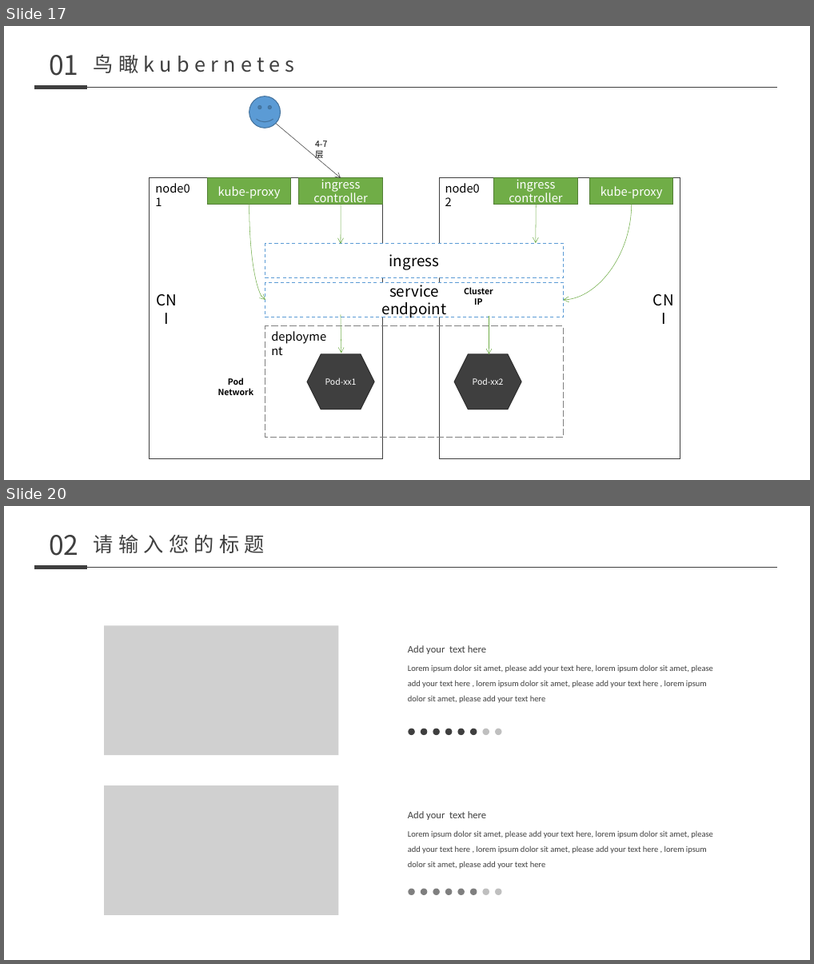
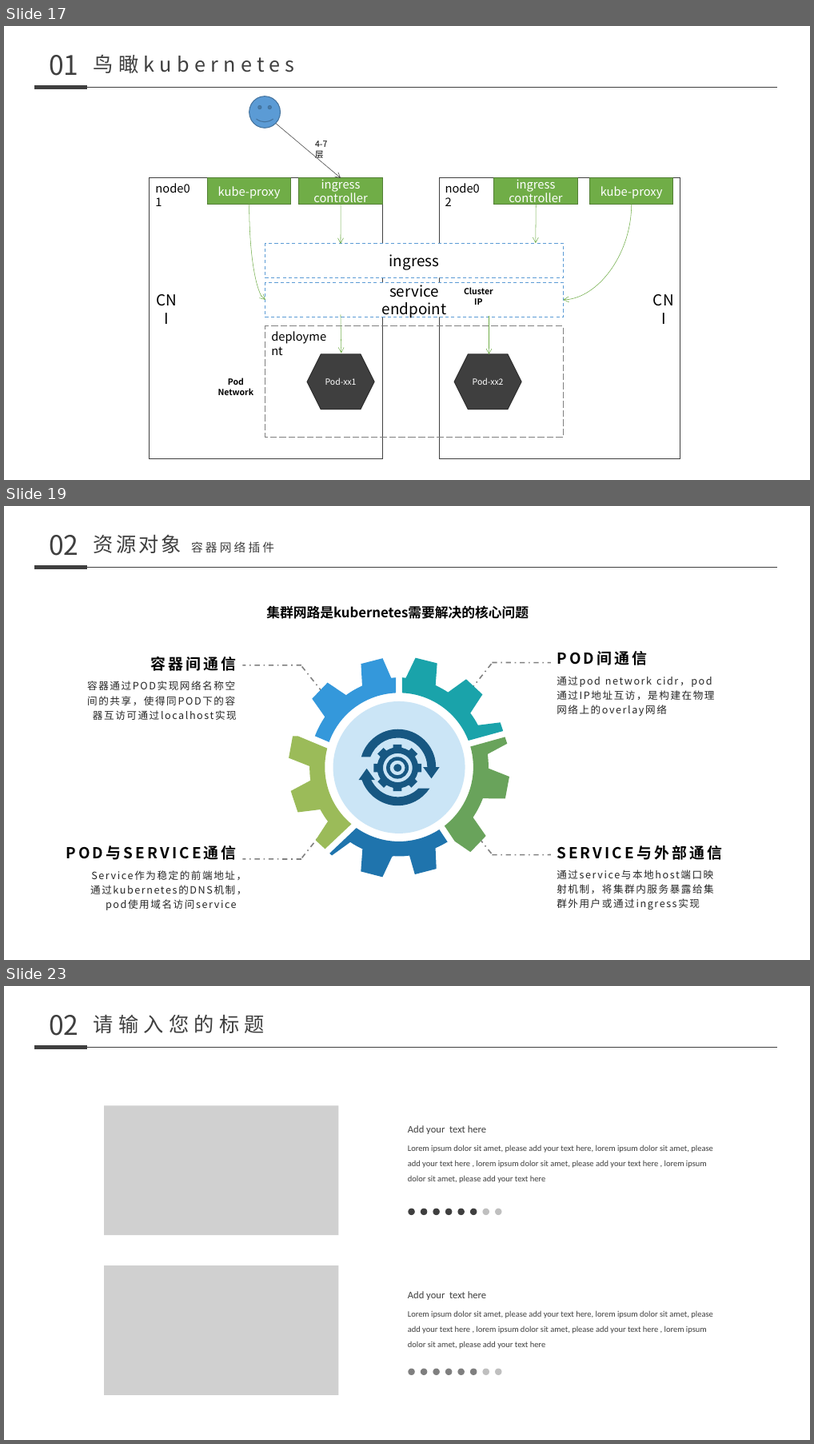
Before and after one commit to nutionMedivn/Kubernetes-training-camp, a slide deck: 基础/008-011 kubernetes.pptx. Shown one above the other, each under a label of ours: slides 17 and 20 before the commit, slides 17, 19 and 23 after it; the slides between them are not shown. The pictures are 814x964 and 814x1444 pixels, drawn with LibreOffice and Linux fonts; fonts in the diff are those of the drawing; grey boxes stand for pictures. Boxes give left, top, right and bottom in pixels: in the first picture for what was removed or moved away, otherwise in the second. Text is boxed around its words. In the diff, an @@ line names an element or a change of style, - is before the commit and + after.

```diff
--- a/基础/008-011 kubernetes.pptx
+++ b/基础/008-011 kubernetes.pptx
@@ slide 19 added at [4, 506, 810, 960], background #FFFFFF @@
@@ text added at [49, 535, 78, 556], 32 pt, text #3F3F3F @@
+02
@@ text added at [94, 535, 274, 553], 14 pt, text #3F3F3F @@
+资源对象 容器网络插件
@@ line added from (35, 567) to (87, 567), #3F3F3F 4.5 pt @@
@@ line added from (87, 567) to (778, 567), #3F3F3F 0.5 pt @@
@@ text added at [266, 605, 529, 619], 16 pt, text #000000, bold @@
+集群网路是kubernetes需要解决的核心问题
@@ text added at [151, 656, 237, 671], 18 pt, text #000000, bold @@
+容器间通信
@@ line added from (302, 665) to (243, 665), #808080 1.5 pt dashed @@
@@ line added from (323, 692) to (301, 665), #808080 1.5 pt dashed @@
@@ freeform shape added at [313, 659, 397, 742], fill #3498DB @@
@@ freeform shape added at [402, 658, 504, 740], fill #1AA3AA @@
@@ line added from (471, 689) to (493, 662), #808080 1.5 pt dashed @@
@@ line added from (492, 663) to (551, 663), #808080 1.5 pt dashed @@
@@ text added at [557, 651, 647, 665], 18 pt, text #000000, bold @@
+POD间通信
@@ text added at [87, 680, 235, 705], 12 pt, text #262626 @@
+容器通过POD实现网络名称空间的共享，使得同POD下的容器互访可通过localhost实现
@@ freeform shape added at [324, 692, 474, 843], fill #CBE5F6 @@
@@ text added at [557, 676, 714, 716], 12 pt, text #262626 @@
+通过pod network cidr，pod通过IP地址互访，是构建在物理网络上的overlay网络
@@ freeform shape added at [289, 736, 352, 848], fill #9BBB59 @@
@@ freeform shape added at [362, 729, 439, 778], fill #175782 @@
@@ freeform shape added at [374, 744, 422, 791], fill #175782 @@
@@ freeform shape added at [445, 737, 510, 852], fill #69A35B @@
@@ freeform shape added at [359, 768, 430, 805], fill #175782 @@
@@ freeform shape added at [386, 756, 409, 778], fill #175782 @@
@@ ellipse added at [394, 764, 402, 772], fill #175782 @@
@@ line added from (323, 832) to (301, 860), #808080 1.5 pt dashed @@
@@ freeform shape added at [330, 828, 448, 877], fill #1F74AD @@
@@ line added from (471, 828) to (493, 855), #808080 1.5 pt dashed @@
@@ text added at [66, 845, 237, 860], 18 pt, text #000000, bold @@
+POD与SERVICE通信
@@ line added from (302, 859) to (243, 859), #808080 1.5 pt dashed @@
@@ line added from (492, 855) to (551, 855), #808080 1.5 pt dashed @@
@@ text added at [557, 845, 722, 860], 18 pt, text #000000, bold @@
+SERVICE与外部通信
@@ text added at [90, 884, 177, 894], 12 pt, text #262626 @@
+Service作为稳定的前端地址，通过kubernetes的DNS机制，pod使用域名访问service
@@ text added at [557, 869, 714, 909], 12 pt, text #262626 @@
+通过service与本地host端口映射机制，将集群内服务暴露给集群外用户或通过ingress实现
@@ what was slide 20 is now slide 23 @@
```
Also in this commit, not shown: 2 slides changed, 3 other slides added, 1 slide removed.
